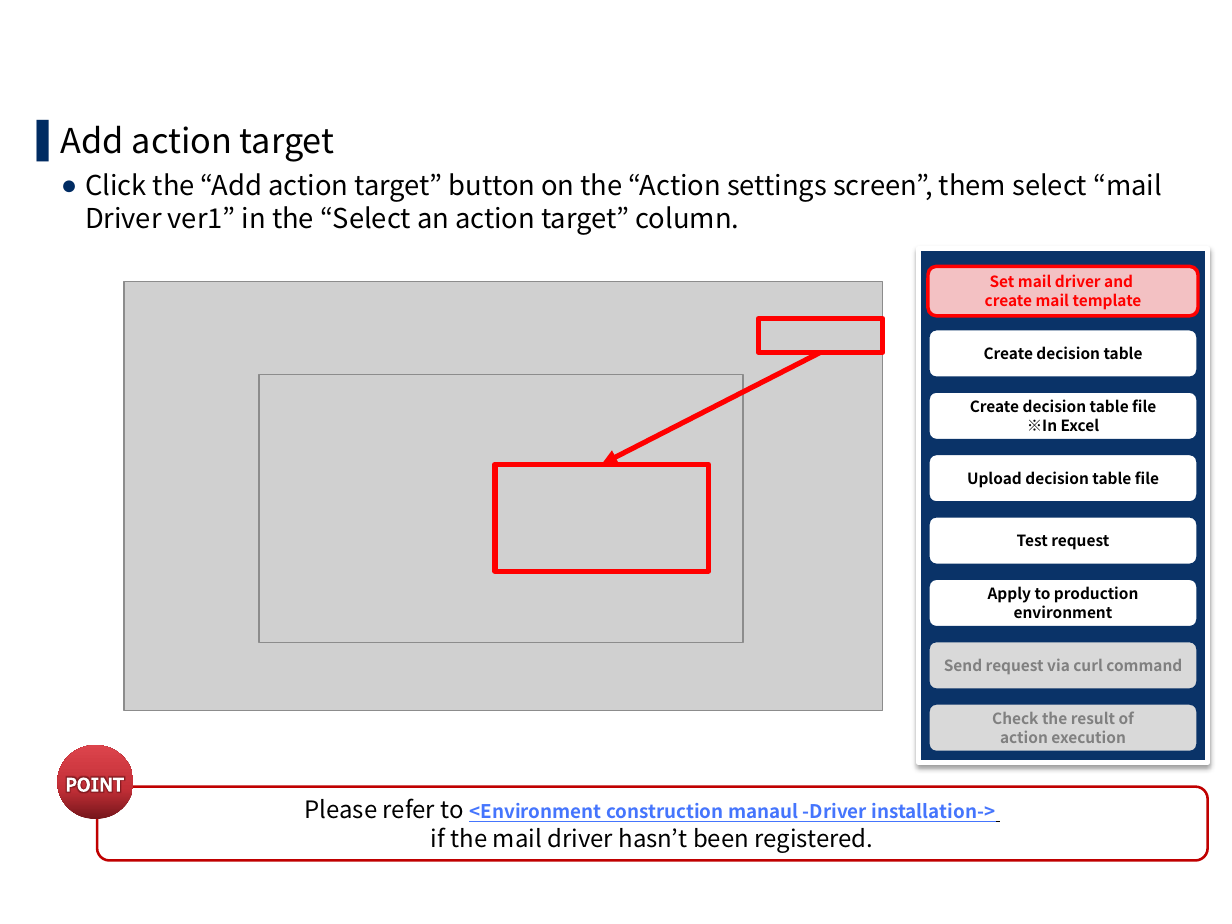
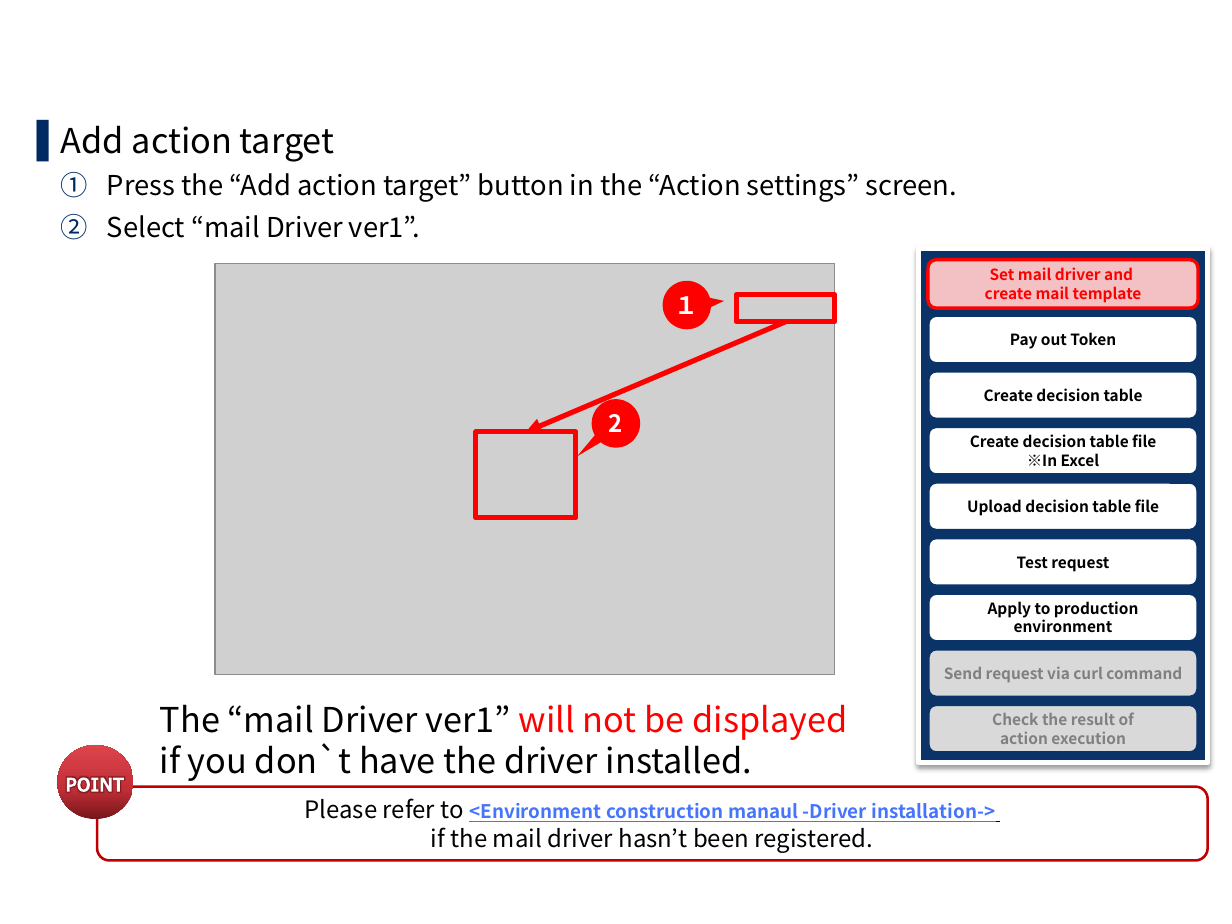
Before and after one commit to exastro-suite/oase-docs, a slide deck: slide 18 of asset/Learn/OASE-quickstart.pptx (slide 15 before the commit). Drawn at 1232x924 pixels with LibreOffice and Linux fonts; fonts in the diff are those of the drawing; grey boxes stand for pictures; background and template pictures are left out. Boxes give left, top, right and bottom in pixels: in the first picture for what was removed or moved away, otherwise in the second. Text is boxed around its words. In the diff, an @@ line names an element or a change of style, - is before the commit and + after.

```diff
--- a/asset/Learn/OASE-quickstart.pptx
+++ b/asset/Learn/OASE-quickstart.pptx
@@ text at box(107, 173, 957, 781): text changed @@
-  ● Click the “Add action target” button on the “Action settings screen”, them select “mail Driver ver1” in the “Select an action target” column.
+  1. Press the “Add action target” button in the “Action settings” screen.
+  2. Select “mail Driver ver1”.
+The “mail Driver ver1” will not be displayed
+if you don`t have the driver installed.
@@ picture: place and size @@
-picture at box(124, 282, 883, 711)
+picture at box(216, 264, 835, 675)
@@ rounded rectangle "Set mail driver and": place and size @@
-rounded rectangle "Set mail driver and" at box(928, 266, 1198, 315)
+rounded rectangle "Set mail driver and" at box(928, 260, 1198, 308)
@@ speech bubble added at box(663, 281, 711, 329), fill #FF0000, 14 pt, text #FFFFFF, bold @@
+１
@@ rectangle: place and size @@
-rectangle at box(759, 319, 883, 352)
+rectangle at box(737, 294, 835, 322)
@@ arrow moved from (821, 352) - (601, 464) to (786, 322) - (526, 432) @@
@@ rounded rectangle added at box(928, 315, 1198, 363), fill #FFFFFF, outline #0A3368 2 pt, 9 pt, text #000000, bold @@
+Pay out Token
@@ picture removed at box(259, 375, 743, 642) @@
@@ rounded rectangle "Create decision table": place and size @@
-rounded rectangle "Create decision table" at box(928, 329, 1198, 378)
+rounded rectangle "Create decision table" at box(928, 371, 1198, 419)
@@ speech bubble added at box(591, 399, 639, 447), fill #FF0000, 14 pt, text #FFFFFF, bold @@
+2
@@ rectangle: place and size @@
-rectangle at box(495, 464, 708, 572)
+rectangle at box(476, 432, 575, 519)
@@ rounded rectangle "Create decision table file": place and size @@
-rounded rectangle "Create decision table file" at box(928, 391, 1198, 440)
+rounded rectangle "Create decision table file" at box(928, 426, 1198, 474)
@@ rounded rectangle "Upload decision table file": place and size @@
-rounded rectangle "Upload decision table file" at box(928, 453, 1198, 503)
+rounded rectangle "Upload decision table file" at box(928, 482, 1198, 530)
@@ rounded rectangle "Test request": place and size @@
-rounded rectangle "Test request" at box(928, 516, 1198, 565)
+rounded rectangle "Test request" at box(928, 537, 1198, 585)
@@ rounded rectangle "Apply to production": place and size @@
-rounded rectangle "Apply to production" at box(928, 578, 1198, 627)
+rounded rectangle "Apply to production" at box(928, 594, 1198, 642)
@@ rounded rectangle "Send request via curl command": place and size @@
-rounded rectangle "Send request via curl command" at box(928, 641, 1198, 690)
+rounded rectangle "Send request via curl command" at box(928, 649, 1198, 697)
```
Also in this commit, not shown: 25 other slides changed, 8 slides added, 1 slide removed, 1 other file.
